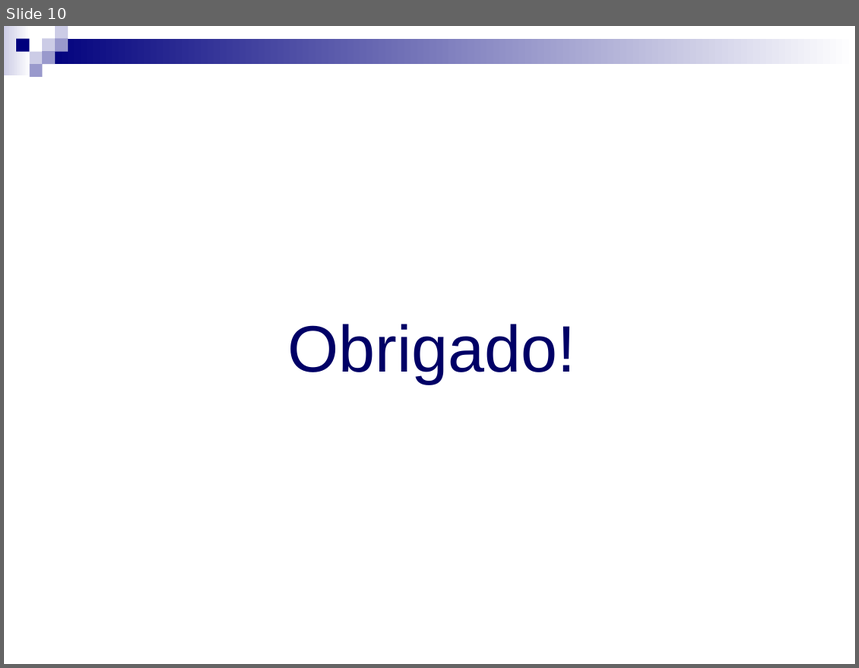
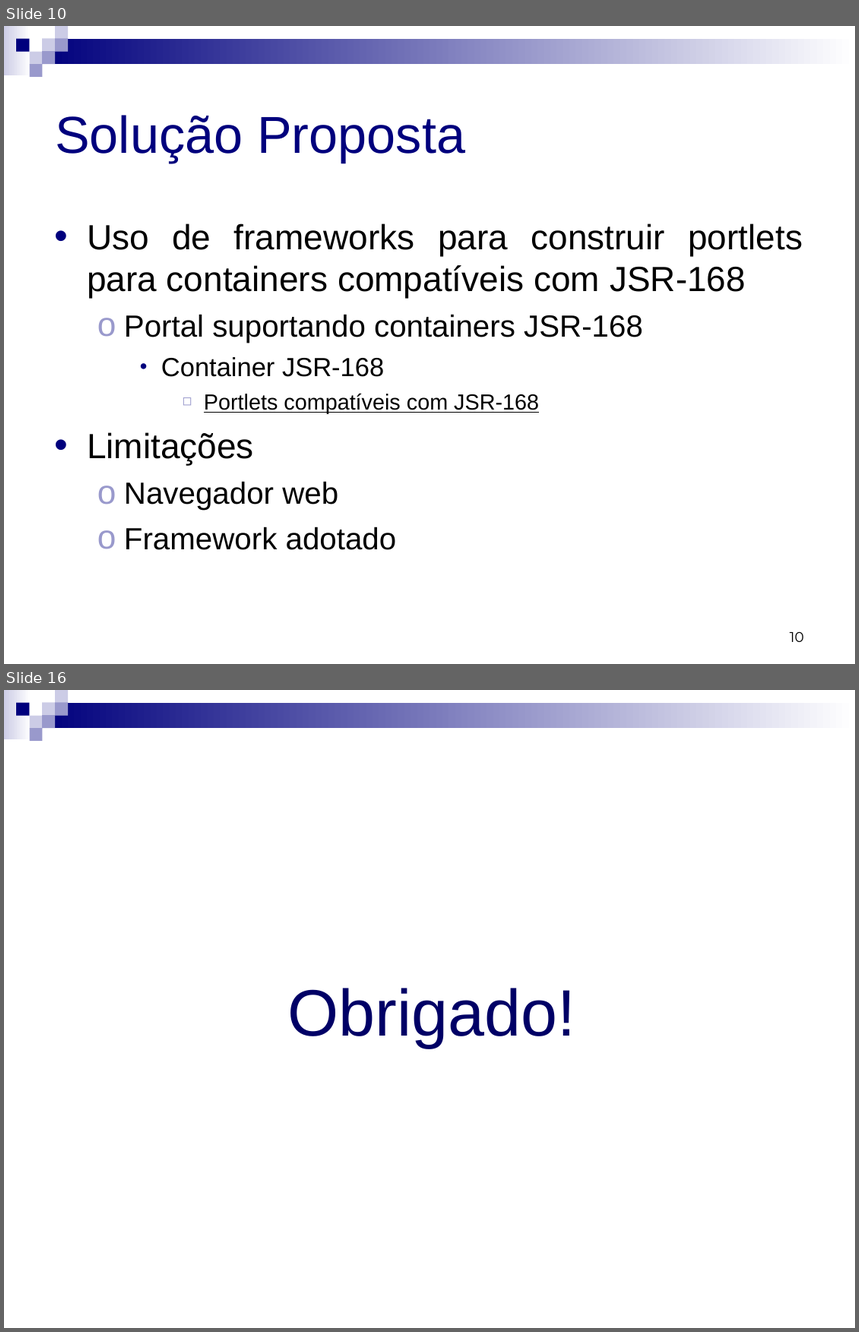
Before and after one commit to micheldavid/tcc-michel, a slide deck: Defesa/Michel David da Costa - Defesa - Apresentação.ppt. Shown one above the other, each under a label of ours: slide 10 before the commit, slides 10 and 16 after it; the slides between them are not shown. The pictures are 859x668 and 859x1332 pixels, drawn with LibreOffice and Linux fonts; fonts in the diff are those of the drawing. Boxes give left, top, right and bottom in pixels: in the first picture for what was removed or moved away, otherwise in the second. Text is boxed around its words. In the diff, an @@ line names an element or a change of style, - is before the commit and + after.

```diff
--- a/Defesa/Michel David da Costa - Defesa - Apresentação.ppt
+++ b/Defesa/Michel David da Costa - Defesa - Apresentação.ppt
@@ slide 10 added at (4,26,855,664), background #FFFFFF; not listed: 9 template elements that a slide beside it also shows @@
@@ title added at (55,115,465,162), 44 pt, text #00007D @@
+Solução Proposta
@@ text added at (87,224,803,550), 29.6 pt, text #000000 @@
+• Uso de frameworks para construir portlets para containers compatíveis com JSR-168
+  ο Portal suportando containers JSR-168
+    • Container JSR-168
+      ◻ Portlets compatíveis com JSR-168
+• Limitações
+  ο Navegador web
+  ο Framework adotado
@@ page number added at (790,632,804,642), 12 pt, text #000000 @@
+10
@@ what was slide 10 is now slide 16 @@
```
Also in this commit, not shown: 4 slides changed, 16 other slides added, 7 slides removed, 1 other file.
